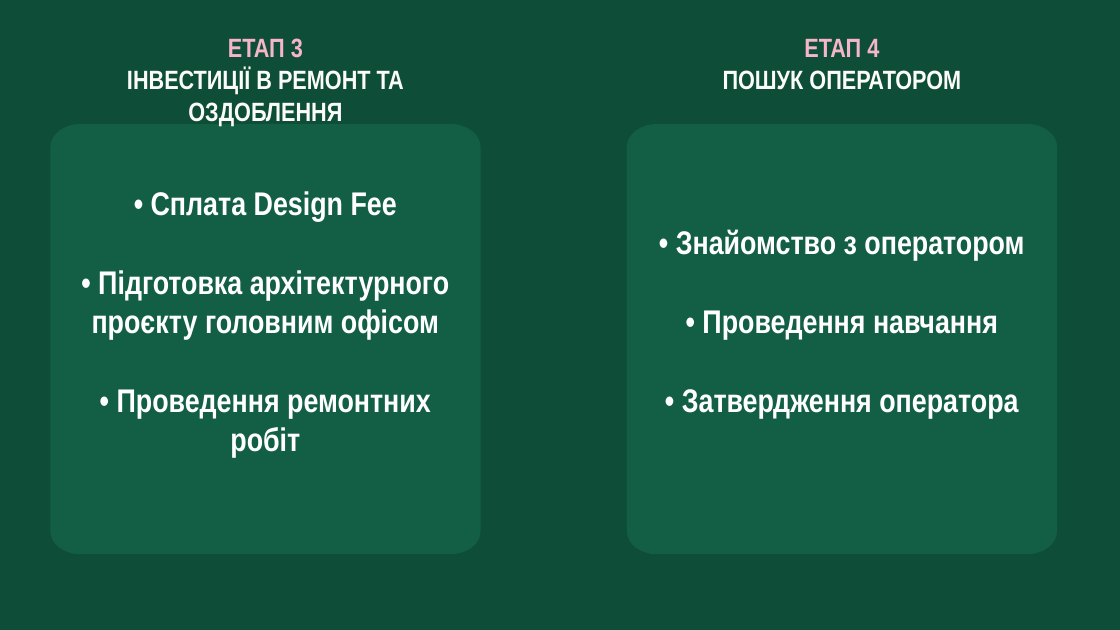
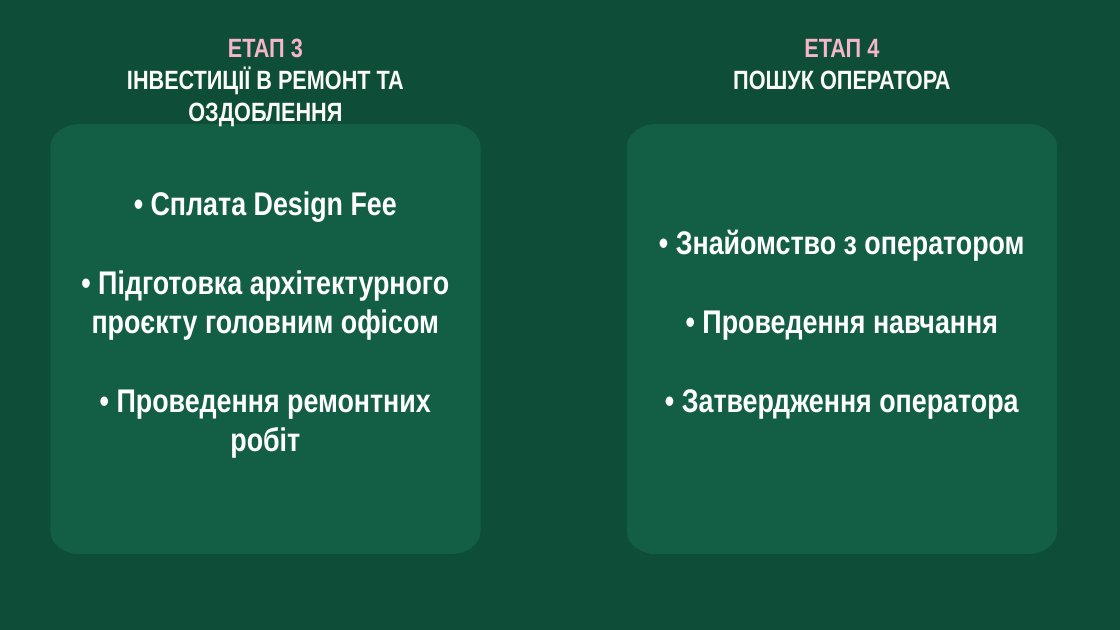
Before and after one commit to denfidiriv-cmyk/xcrypto, a slide deck: slide 30 of presentation_latest.pptx. Drawn at 1120x630 pixels with LibreOffice and Linux fonts; fonts in the diff are those of the drawing. Boxes give left, top, right and bottom in pixels: in the first picture for what was removed or moved away, otherwise in the second. Text is boxed around its words. In the diff, an @@ line names an element or a change of style, - is before the commit and + after.

```diff
--- a/presentation_latest.pptx
+++ b/presentation_latest.pptx
@@ text at [733,70,951,90]: text changed @@
-ПОШУК ОПЕРАТОРОМ
+ПОШУК ОПЕРАТОРА
```
Also in this commit, not shown: 7 other slides changed.
